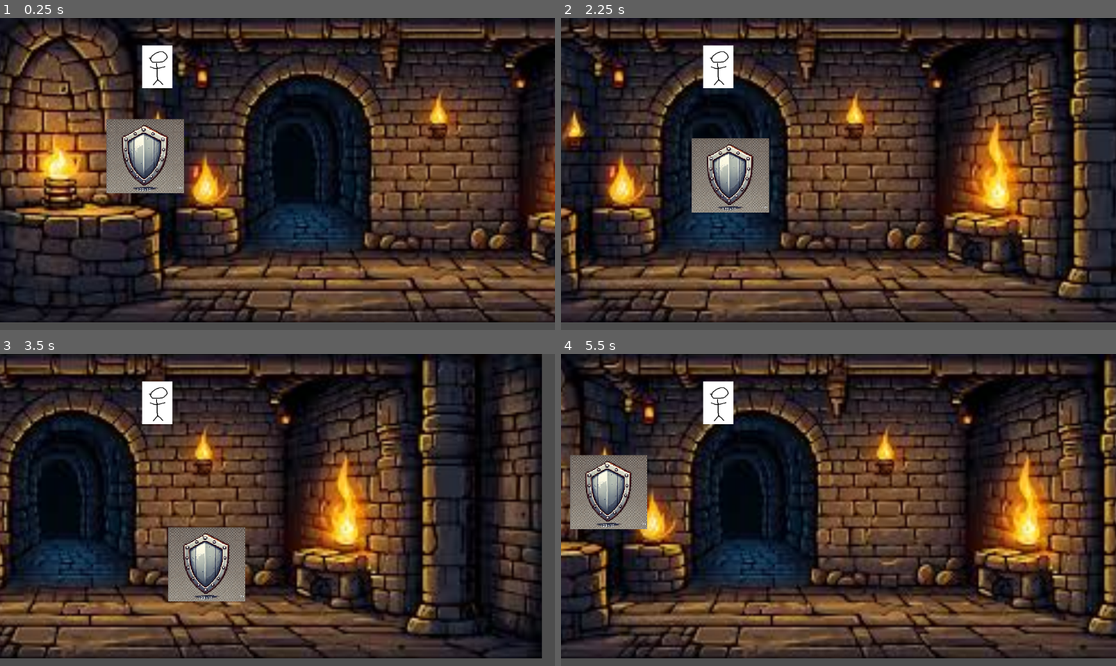
Above: before the commit, frames 1-4 (two rows, left to right).
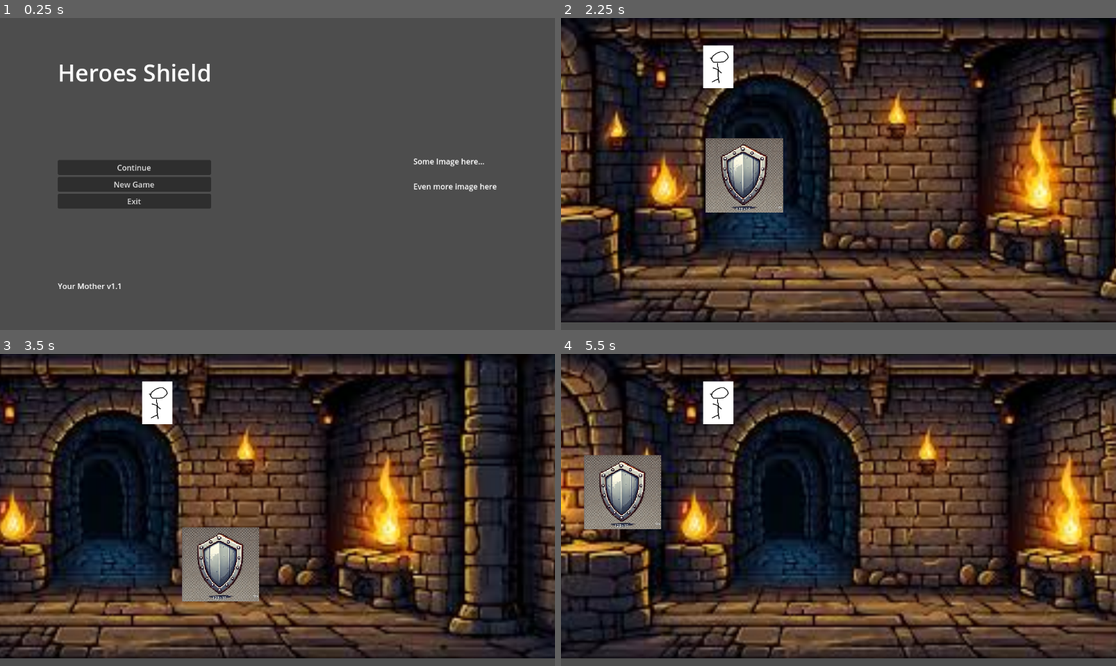
Above: after the commit, the same moments.

Repository: Cookie-Tin-Studios/Heroes-Shield
Game: Godot game, scene res://scenes/menu/main_menu.tscn
The game is run twice, just before and just after one commit, with the same random seed, the same clock (stepped at 60 frames per second) and the same inputs. Before the commit the project starts from res://scenes/main.tscn.
Inputs (mouse positions are in pixels of both pictures, inside the frame that each line leads up to):
- Up to frame 1 (0.25 s): no input
- Up to frame 2 (2.25 s): click (694, 183) at 0.5 s, where only the run after the commit has a clickable "New Game"; hold Right (ui_right) 1.28-2.03 s; hold Down (ui_down) from 2.03 s (still down)
- Up to frame 3 (3.5 s): release Down (ui_down) at 2.78 s; hold Right (ui_right) from 2.78 s (still down)
- Up to frame 4 (5.5 s): release Right (ui_right) at 3.53 s; hold Up (ui_up) 3.53-4.28 s; hold Left (ui_left) from 4.28 s (still down)

The runs differ from the first frame. In frame 1, 92% of the frame differs, in the area x 0-100%, y 0-98%; in frame 2, 58%; in frame 3, 58%; in frame 4, 57%.

Commit message:
scripts aren't assets anymore (#56)
* scripts aren't assets anymore

* rename that shit, make the main menu default

Diff:
--- a/main.gd
+++ /dev/null
@@ -1,11 +0,0 @@
-extends Node2D
-
-
-# Called when the node enters the scene tree for the first time.
-func _ready() -> void:
-	pass # Replace with function body.
-
-
-# Called every frame. 'delta' is the elapsed time since the previous frame.
-func _process(delta: float) -> void:
-	pass
--- a/project.godot
+++ b/project.godot
@@ -11,7 +11,7 @@
 [application]
 
 config/name="heroes shield"
-run/main_scene="res://scenes/main.tscn"
+run/main_scene="res://scenes/menu/main_menu.tscn"
 config/features=PackedStringArray("4.3", "GL Compatibility")
 config/icon="res://icon.svg"
 
--- a/scenes/idiot_hero.tscn
+++ b/scenes/idiot_hero.tscn
@@ -1,7 +1,7 @@
 [gd_scene load_steps=6 format=3 uid="uid://dk41cisdtdonq"]
 
 [ext_resource type="Texture2D" uid="uid://dlnhv62cgw1sr" path="res://assets/sprites/placeholder_idiot_walk_1.png" id="1_8yu7l"]
-[ext_resource type="Script" path="res://assets/scripts/idiot/idiot.gd" id="1_cdcv3"]
+[ext_resource type="Script" path="res://scripts/idiot/idiot.gd" id="1_cdcv3"]
 [ext_resource type="Texture2D" uid="uid://hearydvci51k" path="res://assets/sprites/placeholder_idiot_walk_2.png" id="2_w3scq"]
 
 [sub_resource type="SpriteFrames" id="SpriteFrames_ar3yn"]
--- a/scenes/main.tscn
+++ b/scenes/main.tscn
@@ -1,12 +1,25 @@
 [gd_scene load_steps=5 format=3 uid="uid://i70ovs7ns5pg"]
 
-[ext_resource type="Script" path="res://main.gd" id="1_fao52"]
 [ext_resource type="PackedScene" uid="uid://dk41cisdtdonq" path="res://scenes/idiot_hero.tscn" id="2_jn0l8"]
 [ext_resource type="PackedScene" uid="uid://bumwv0mx5w6aq" path="res://scenes/shield.tscn" id="2_w3671"]
-[ext_resource type="PackedScene" uid="uid://cn3lii7exa78k" path="res://scenes/background.tscn" id="3_3s816"]
+[ext_resource type="PackedScene" uid="uid://bmrllruow0jvo" path="res://scenes/background.tscn" id="3_3s816"]
+
+[sub_resource type="GDScript" id="GDScript_81rl6"]
+script/source = "extends Node2D
+
+
+# Called when the node enters the scene tree for the first time.
+func _ready() -> void:
+	pass # Replace with function body.
+
+
+# Called every frame. 'delta' is the elapsed time since the previous frame.
+func _process(delta: float) -> void:
+	pass
+"
 
 [node name="Node2D" type="Node2D"]
-script = ExtResource("1_fao52")
+script = SubResource("GDScript_81rl6")
 
 [node name="Idiot_hero" parent="." instance=ExtResource("2_jn0l8")]
 z_as_relative = false
--- a/scenes/MainMenu.tscn
+++ b/scenes/menu/main_menu.tscn
@@ -1,6 +1,6 @@
 [gd_scene load_steps=4 format=3 uid="uid://ceebcmcnelnx4"]
 
-[ext_resource type="Script" path="res://assets/scripts/main_menu.gd" id="1_ucycg"]
+[ext_resource type="Script" path="res://scripts/menu/main_menu.gd" id="1_j6ytl"]
 
 [sub_resource type="LabelSettings" id="LabelSettings_lffdr"]
 font_size = 48
@@ -17,7 +17,7 @@
 theme_override_constants/margin_top = 80
 theme_override_constants/margin_right = 120
 theme_override_constants/margin_bottom = 80
-script = ExtResource("1_ucycg")
+script = ExtResource("1_j6ytl")
 
 [node name="HBoxContainer" type="HBoxContainer" parent="."]
 layout_mode = 2
--- a/scenes/shield.tscn
+++ b/scenes/shield.tscn
@@ -1,7 +1,7 @@
 [gd_scene load_steps=4 format=3 uid="uid://bumwv0mx5w6aq"]
 
 [ext_resource type="Texture2D" uid="uid://dtumenqgkxig" path="res://assets/sprites/bad shield.webp" id="1_1ilqa"]
-[ext_resource type="Script" path="res://assets/scripts/shield/movement.gd" id="2_vfa65"]
+[ext_resource type="Script" path="res://scripts/shield/movement.gd" id="2_vfa65"]
 
 [sub_resource type="CircleShape2D" id="CircleShape2D_3sjvr"]
 radius = 115.0
--- a/assets/scripts/main_menu.gd
+++ b/scripts/menu/main_menu.gd
@@ -13,11 +13,11 @@
 
 
 func _on_continue_pressed() -> void:
-	get_tree().change_scene_to_file("res://main.tscn")
+	get_tree().change_scene_to_file("res://scenes/main.tscn")
 
 
 func _on_new_game_pressed() -> void:
-	get_tree().change_scene_to_file("res://main.tscn")
+	get_tree().change_scene_to_file("res://scenes/main.tscn")
 
 
 func _on_exit_pressed() -> void:
Renamed: assets/scripts/idiot/idiot.gd -> scripts/idiot/idiot.gd
Renamed: assets/scripts/mobs/mob_base/mob_base.gd -> scripts/mobs/mob_base/mob_base.gd
Renamed: assets/scripts/shield/movement.gd -> scripts/shield/movement.gd
Binary file removed: sprites/mobs/simplemob/walk.png
Not shown, removed: sprites/mobs/simplemob/walk.png.import
